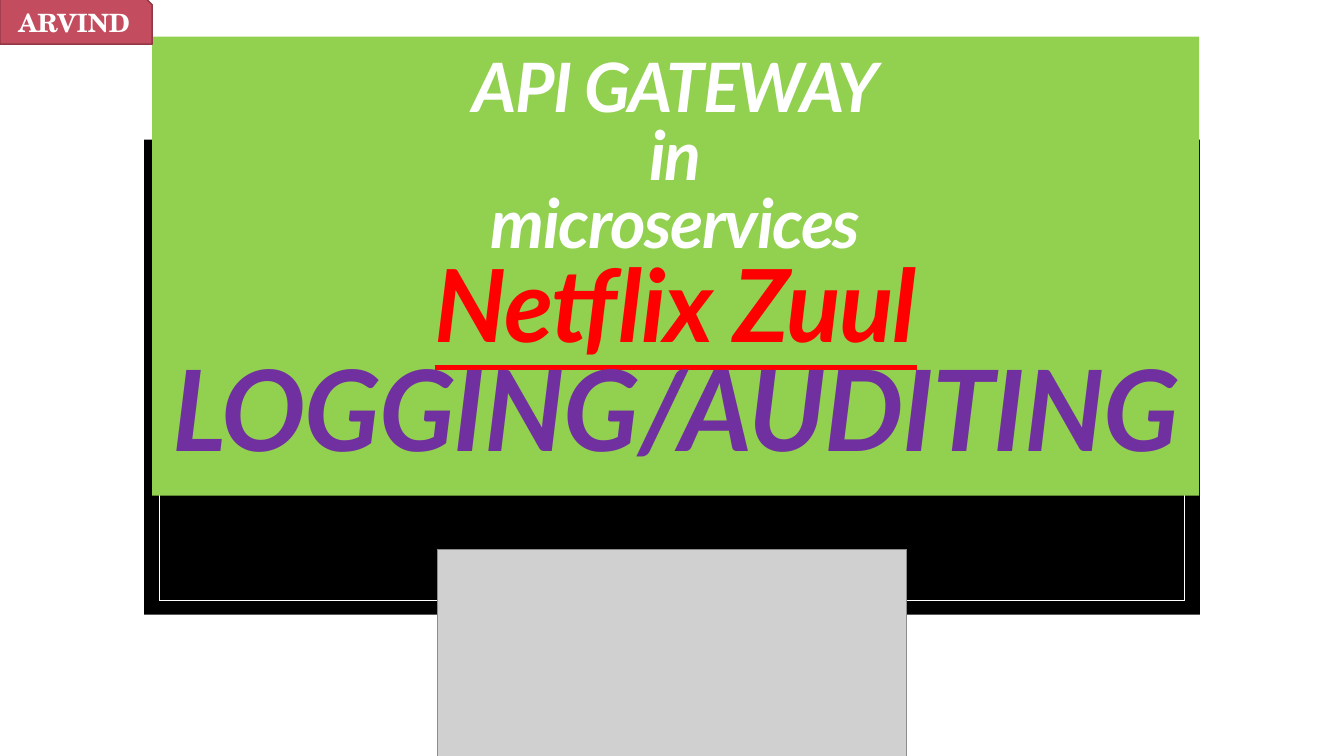
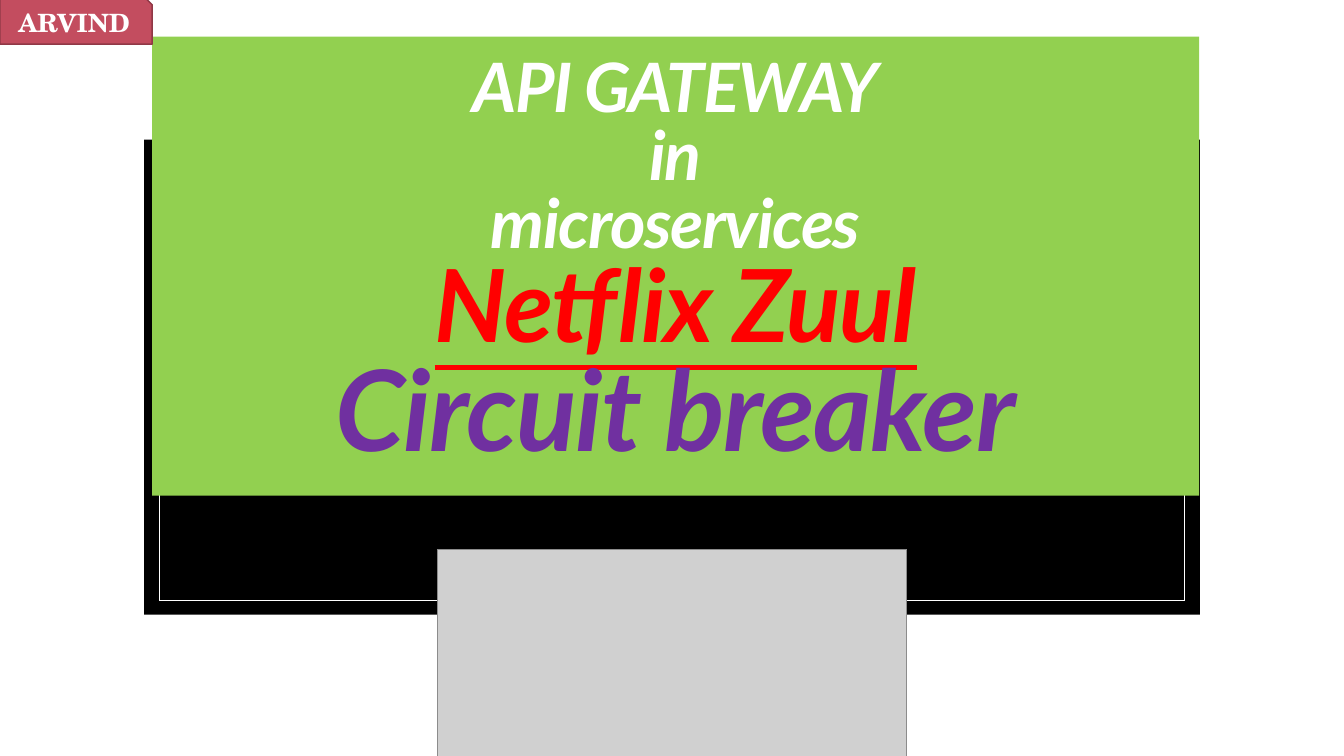
Before and after one commit to codefarm0/ApiGateway, a slide deck: slide 25 of API GATEWAY.pptx. Drawn at 1344x756 pixels with LibreOffice and Linux fonts; fonts in the diff are those of the drawing; grey boxes stand for pictures; background and template pictures are left out. Boxes give left, top, right and bottom in pixels: in the first picture for what was removed or moved away, otherwise in the second. Text is boxed around its words. In the diff, an @@ line names an element or a change of style, - is before the commit and + after.

```diff
--- a/API GATEWAY.pptx
+++ b/API GATEWAY.pptx
@@ title at (x1=335, y1=62, x2=1015, y2=452): text changed @@
-API GATEWAY
-in
-microservices
-Netflix Zuul
-LOGGING/AUDITING
+API GATEWAY
+in
+microservices
+Netflix Zuul
+Circuit breaker
```
Also in this commit, not shown: 2 other files.
